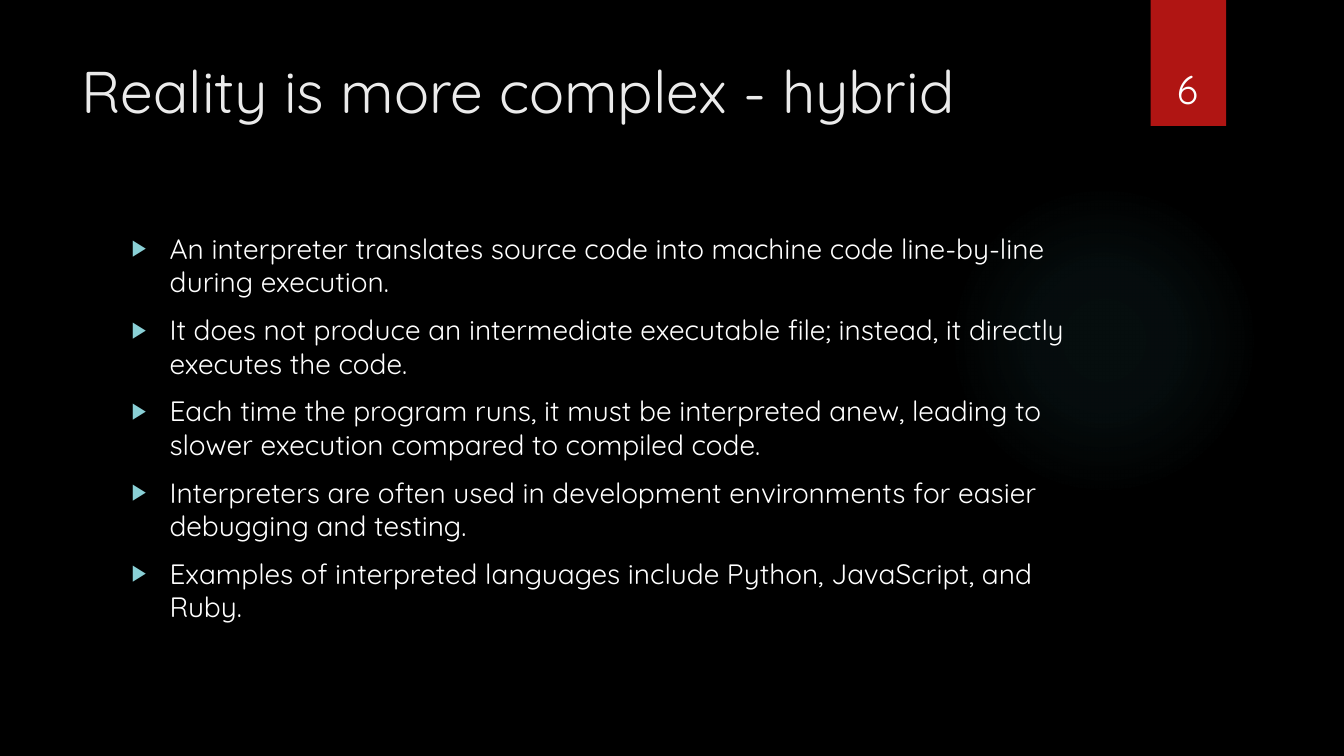
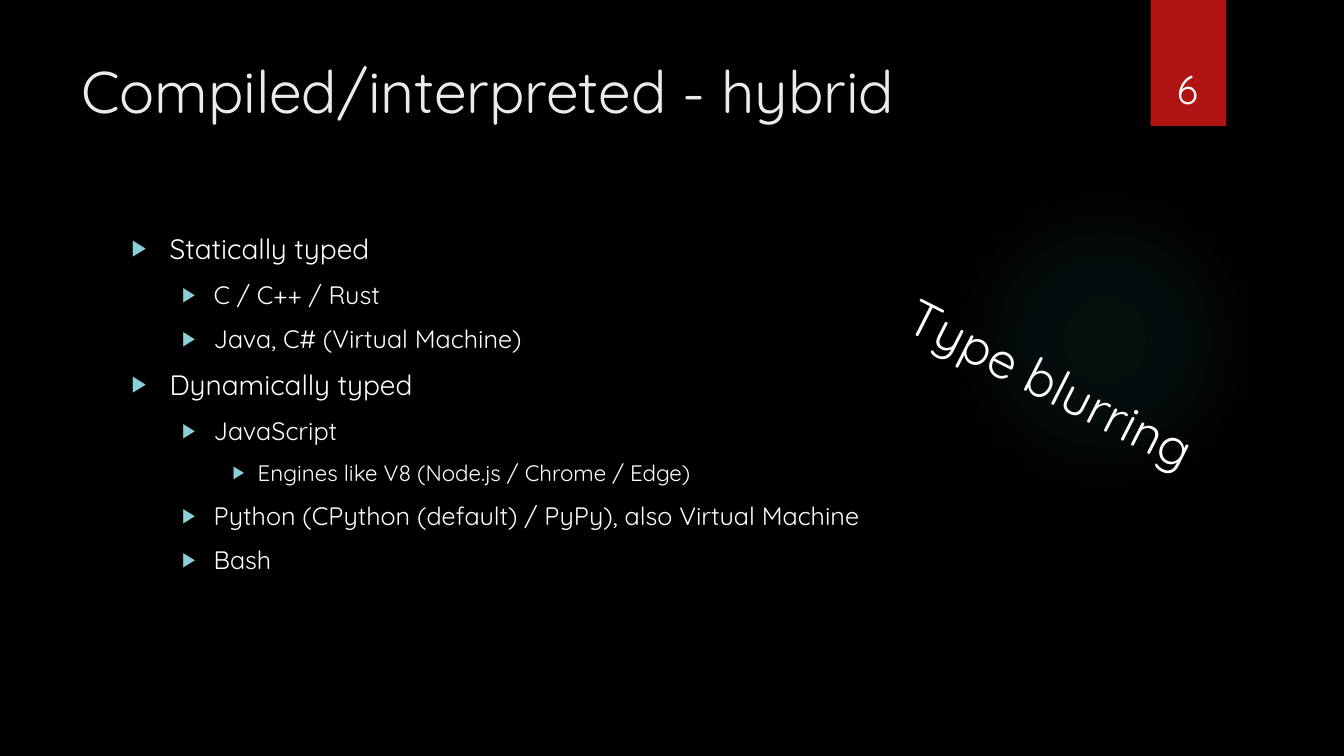
Before and after one commit to sebivenlo/esd-2024-jit-compiler, a slide deck: slide 6 of documents/presentation/presentation jit compiler.pptx. Drawn at 1344x756 pixels with LibreOffice and Linux fonts; fonts in the diff are those of the drawing; background and template pictures are left out. Boxes give left, top, right and bottom in pixels: in the first picture for what was removed or moved away, otherwise in the second. Text is boxed around its words. In the diff, an @@ line names an element or a change of style, - is before the commit and + after.

Commit message:
modified slides about compiler/interpreter hybrid and future of JIT

```diff
--- a/documents/presentation/presentation jit compiler.pptx
+++ b/documents/presentation/presentation jit compiler.pptx
@@ title at (81,66,895,125): text changed @@
-Reality is more complex - hybrid
+Compiled/interpreted - hybrid
@@ text at (170,238,859,570): text changed; size 20 to 18 pt @@
-▶ An interpreter translates source code into machine code line-by-line during execution.
-▶ It does not produce an intermediate executable file; instead, it directly executes the code.
-▶ Each time the program runs, it must be interpreted anew, leading to slower execution compared to compiled code.
-▶ Interpreters are often used in development environments for easier debugging and testing.
-▶ Examples of interpreted languages include Python, JavaScript, and Ruby.
+▶ Statically typed
+  ▶ C / C++ / Rust
+  ▶ Java, C# (Virtual Machine)
+▶ Dynamically typed
+  ▶ JavaScript
+    ▶ Engines like V8 (Node.js / Chrome / Edge)
+  ▶ Python (CPython (default) / PyPy), also Virtual Machine
+  ▶ Bash
@@ text added at (888,276,1247,505), 36 pt, text #FFFFFF @@
+Type blurring
```
Also in this commit, not shown: 3 other slides changed.
